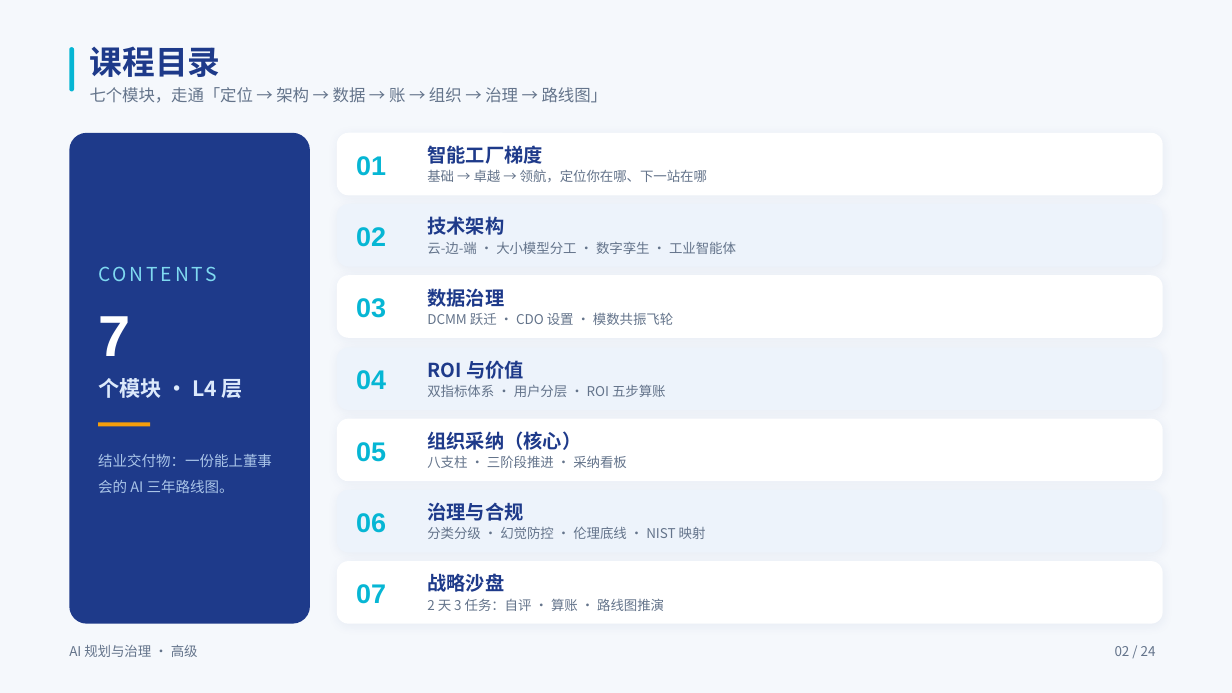
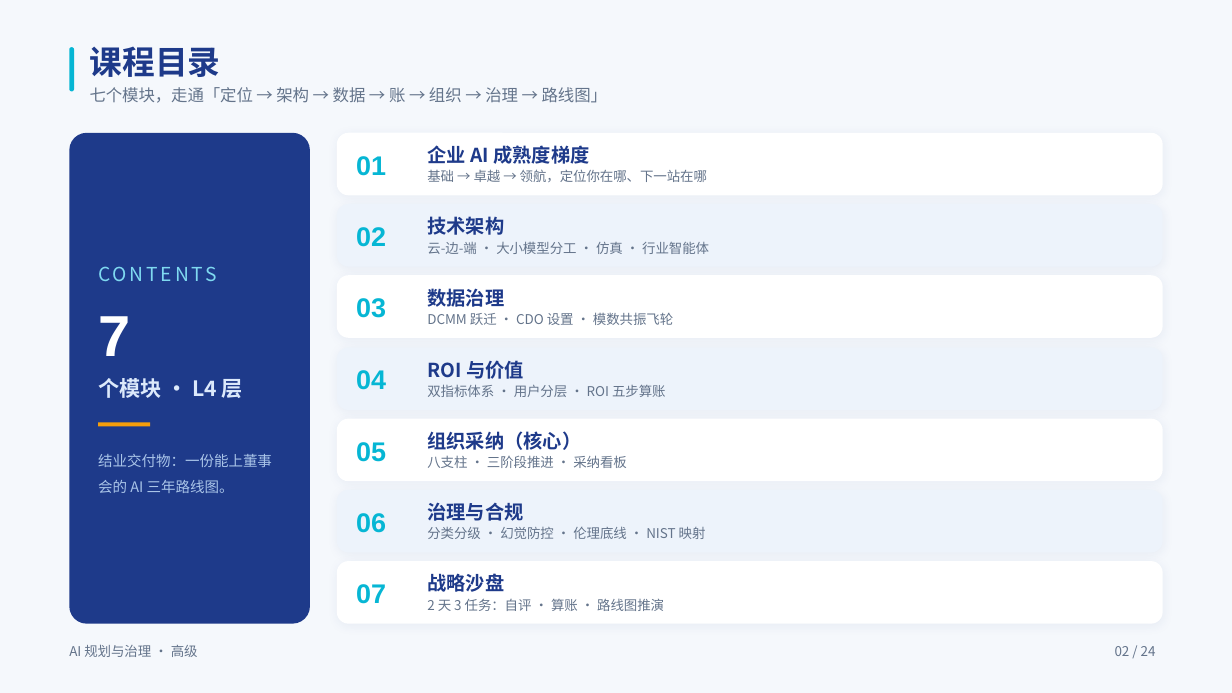
Before and after one commit to swift3000/qiyepinpeixun, a slide deck: slide 2 of 企业AI培训_交付包/高级课程_完整交付包/03_PPT课件/高级_规划层_PPT.pptx. Drawn at 1232x693 pixels with LibreOffice and Linux fonts; fonts in the diff are those of the drawing; background and template pictures are left out. Boxes give left, top, right and bottom in pixels: in the first picture for what was removed or moved away, otherwise in the second. Text is boxed around its words. In the diff, an @@ line names an element or a change of style, - is before the commit and + after.

```diff
--- a/企业AI培训_交付包/高级课程_完整交付包/03_PPT课件/高级_规划层_PPT.pptx
+++ b/企业AI培训_交付包/高级课程_完整交付包/03_PPT课件/高级_规划层_PPT.pptx
@@ text at [427,145,589,164]: text changed @@
-智能工厂梯度
+企业 AI 成熟度梯度
@@ text at [427,242,709,254]: text changed @@
-云-边-端 · 大小模型分工 · 数字孪生 · 工业智能体
+云-边-端 · 大小模型分工 · 仿真 · 行业智能体
```
Also in this commit, not shown: 16 other slides changed.
